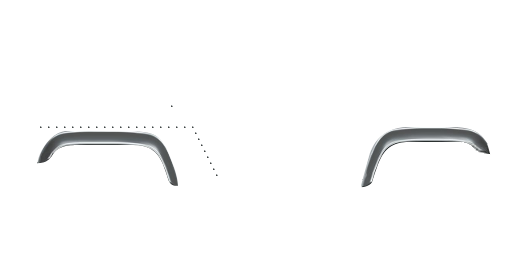
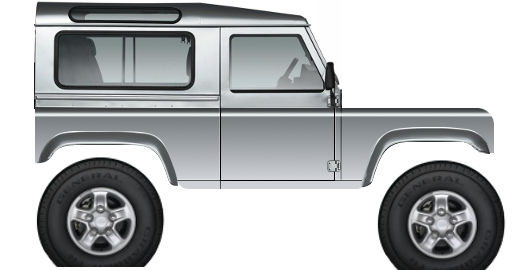
Comparing the layer stacks of the two (512, 270) images. Changes:
hid "Spots" over [40, 105, 218, 176]
painted on "Front Arch" over [475, 146, 487, 151]
added layer "Hinges" above "Body" over [327, 160, 342, 172]
renamed "Sill" to "Body", showed it, painted on it over [35, 106, 494, 190]
added layer "Rear Wheel" above "Front Wheel" over [36, 157, 165, 267]
added layer "Front Wheel" above "Top" over [377, 160, 506, 270]
added layer "Top" above "Guide" over [34, 0, 342, 109]
